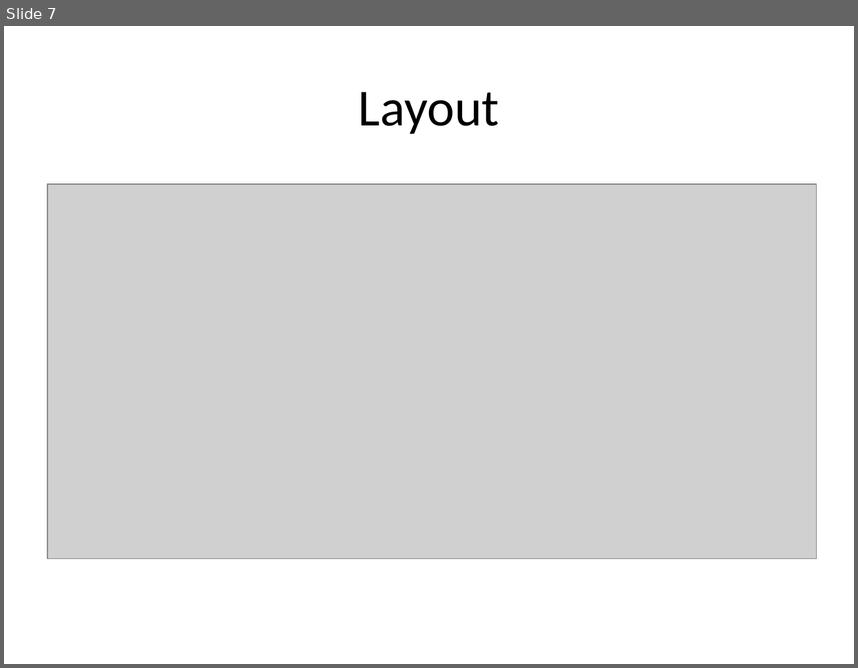
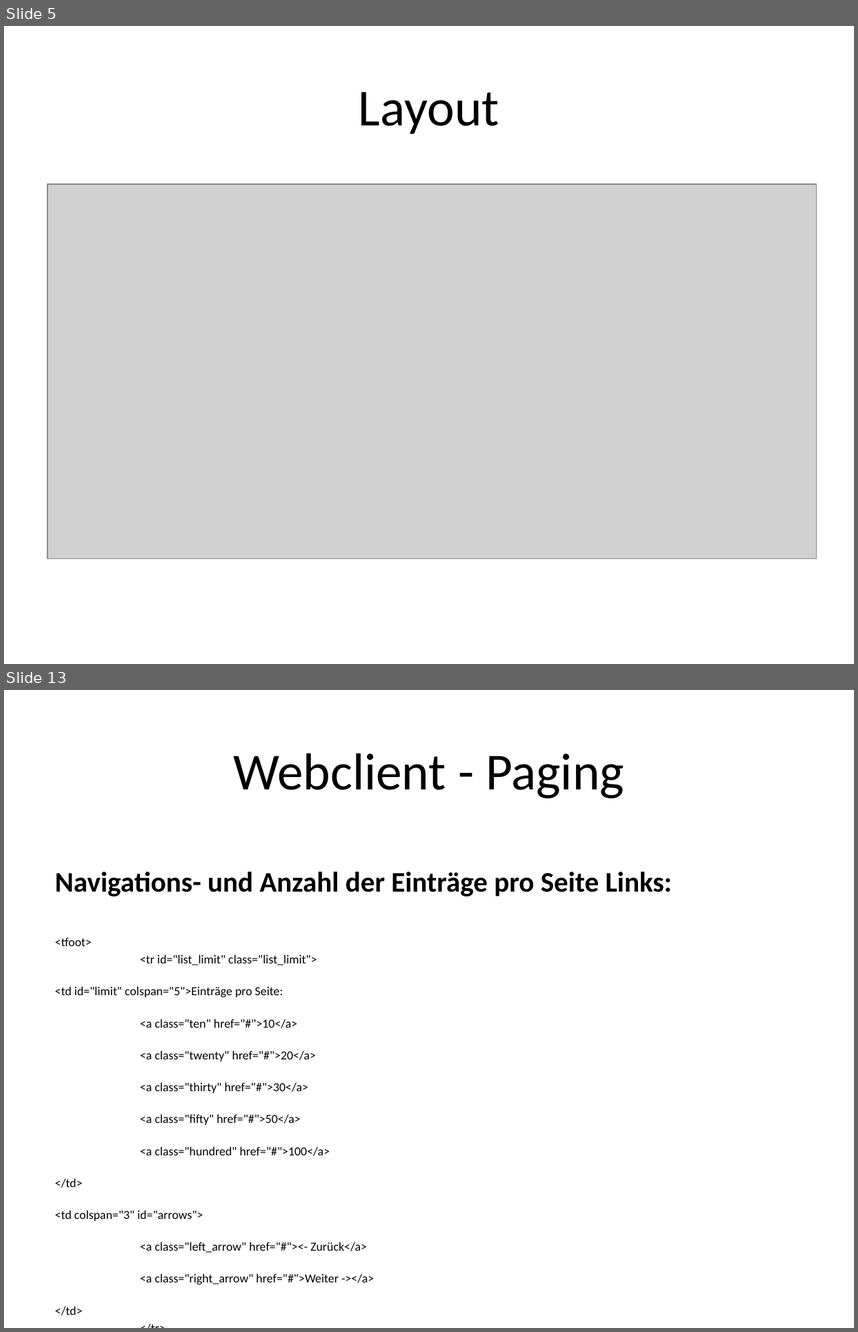
Before and after one commit to patpiech88/SportfreundeRFH, a slide deck: Dokumentation/SportfreundeRFH.pptx. Shown one above the other, each under a label of ours: slide 7 before the commit, slides 5 and 13 after it; the slides between them are not shown. The pictures are 858x668 and 858x1332 pixels, drawn with LibreOffice and Linux fonts; fonts in the diff are those of the drawing; grey boxes stand for pictures. Boxes give left, top, right and bottom in pixels: in the first picture for what was removed or moved away, otherwise in the second. Text is boxed around its words. In the diff, an @@ line names an element or a change of style, - is before the commit and + after.

```diff
--- a/Dokumentation/SportfreundeRFH.pptx
+++ b/Dokumentation/SportfreundeRFH.pptx
@@ slide 13 added at box(4, 690, 854, 1328), background #FFFFFF @@
@@ title added at box(233, 753, 624, 798), 44 pt, text #000000 @@
+Webclient - Paging
@@ text added at box(55, 871, 672, 1315), 10.4 pt, text #000000 @@
+Navigations- und Anzahl der Einträge pro Seite Links:
+<tfoot>
+<tr id="list_limit" class="list_limit">
+<td id="limit" colspan="5">Einträge pro Seite:
+<a class="ten" href="#">10</a>
+<a class="twenty" href="#">20</a>
+<a class="thirty" href="#">30</a>
+<a class="fifty" href="#">50</a>
+<a class="hundred" href="#">100</a>
+</td>
+<td colspan="3" id="arrows">
+<a class="left_arrow" href="#"><- Zurück</a>
+<a class="right_arrow" href="#">Weiter -></a>
+</td>
+</tr>
+</tfoot>
@@ what was slide 7 is now slide 5 @@
```
Also in this commit, not shown: 5 slides changed, 8 other slides added, 6 slides removed.
